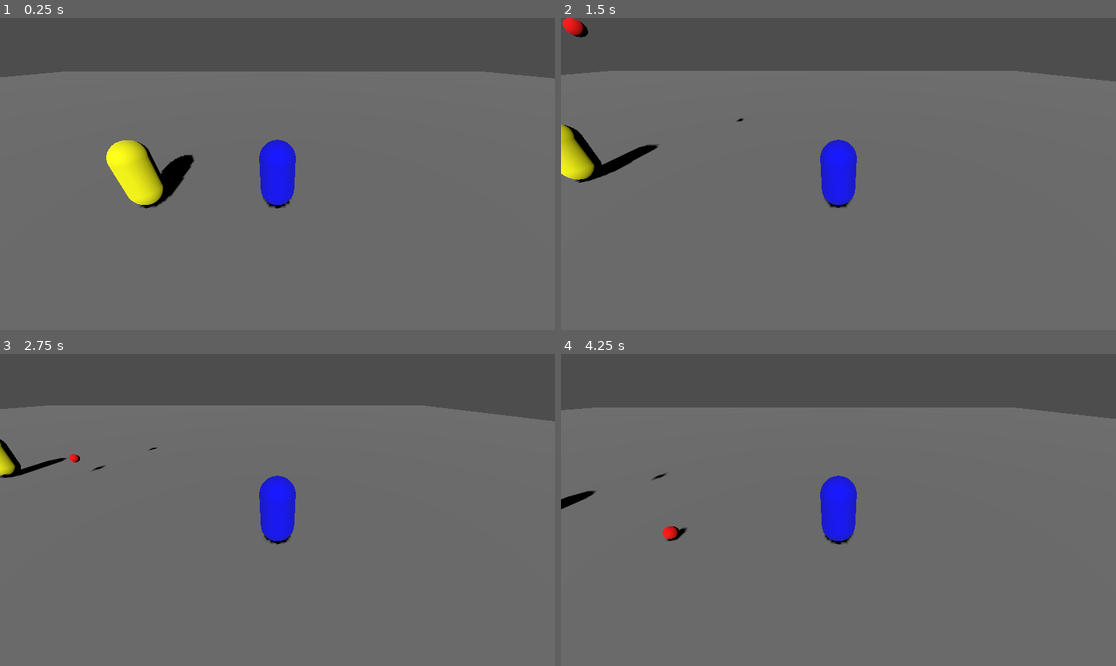
Above: before the commit, frames 1-4 (two rows, left to right).
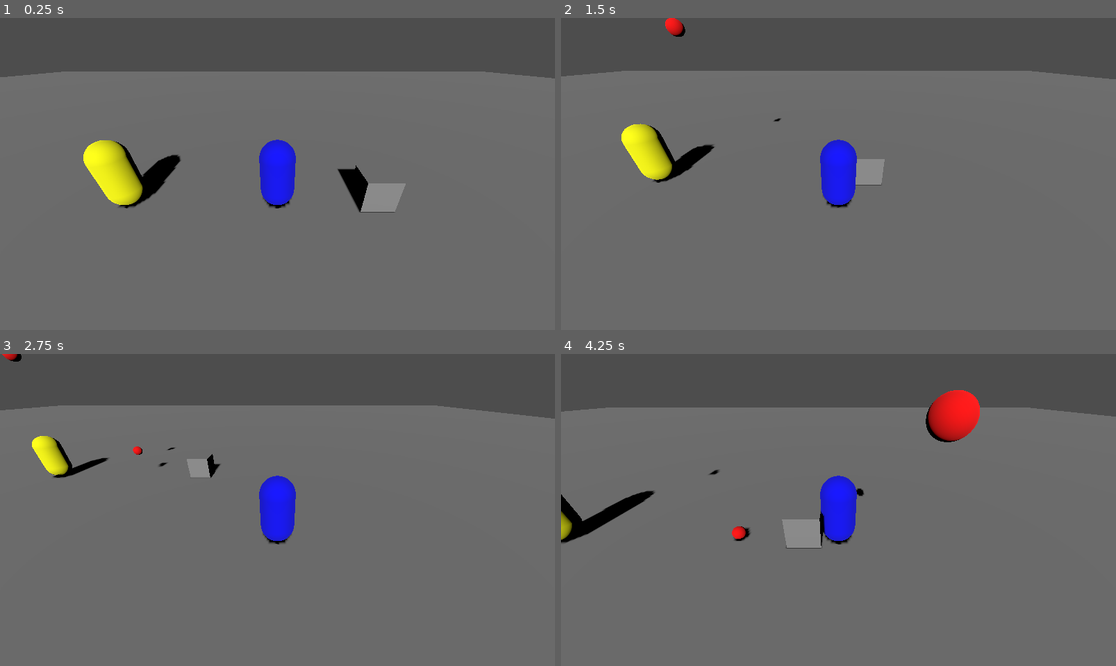
Above: after the commit, the same moments.

Repository: Genaro-Coronel-Gtz/godot_dumbs
Game: Godot game, scene res://main.tscn
Two runs of this game, one before a commit and one after it. Both use one fixed random seed, a clock stepped at 60 frames per second and the inputs below.
Inputs:
- Up to frame 1 (0.25 s): no input
- Up to frame 2 (1.5 s): tap Enter at 0.5 s; hold Right (ui_right) 0.53-1.28 s; hold Down (ui_down) from 1.28 s (still down)
- Up to frame 3 (2.75 s): release Down (ui_down) at 2.03 s; hold Right (ui_right) from 2.03 s (still down)
- Up to frame 4 (4.25 s): release Right (ui_right) at 2.78 s; hold Up (ui_up) 2.78-3.53 s; hold Left (ui_left) from 3.53 s (still down)

The runs differ from the first frame. In frame 1, 3.8% of the frame differs, in the area x 15-74%, y 39-63%; in frame 2, 3.6%; in frame 3, 1.8%; in frame 4, 3.5%.

Commit message:
[Project]: Add Enemy scene to main scene

Diff:
--- a/main.tscn
+++ b/main.tscn
@@ -15,6 +15,10 @@
 [sub_resource type="CapsuleMesh" id="CapsuleMesh_0xm2m"]
 
 [sub_resource type="CapsuleShape3D" id="CapsuleShape3D_0xm2m"]
+
+[sub_resource type="BoxShape3D" id="BoxShape3D_ig7tw"]
+
+[sub_resource type="BoxMesh" id="BoxMesh_0xm2m"]
 
 [node name="Main" type="Node3D"]
 
@@ -46,5 +50,14 @@
 shape = SubResource("CapsuleShape3D_0xm2m")
 debug_color = Color(0.30231035, 0.60925907, 0.44148648, 0.41960785)
 
+[node name="ObstacleDummy" type="StaticBody3D" parent="."]
+transform = Transform3D(1, 0, 0, 0, 1, 0, 0, 0, 1, 3.894289, 0.76372206, 0)
+
+[node name="CollisionShape3D" type="CollisionShape3D" parent="ObstacleDummy"]
+shape = SubResource("BoxShape3D_ig7tw")
+
+[node name="MeshInstance3D" type="MeshInstance3D" parent="ObstacleDummy"]
+mesh = SubResource("BoxMesh_0xm2m")
+
 [node name="Enemy" parent="." instance=ExtResource("2_0xm2m")]
-transform = Transform3D(1, 0, 0, 0, 1, 0, 0, 0, 1, -3, 1.25, 0)
+transform = Transform3D(1, 0, 0, 0, 1, 0, 0, 0, 1, -3.603774, 1.25, 0)
Not shown: 1 places in main.tscn that only renumber resources
